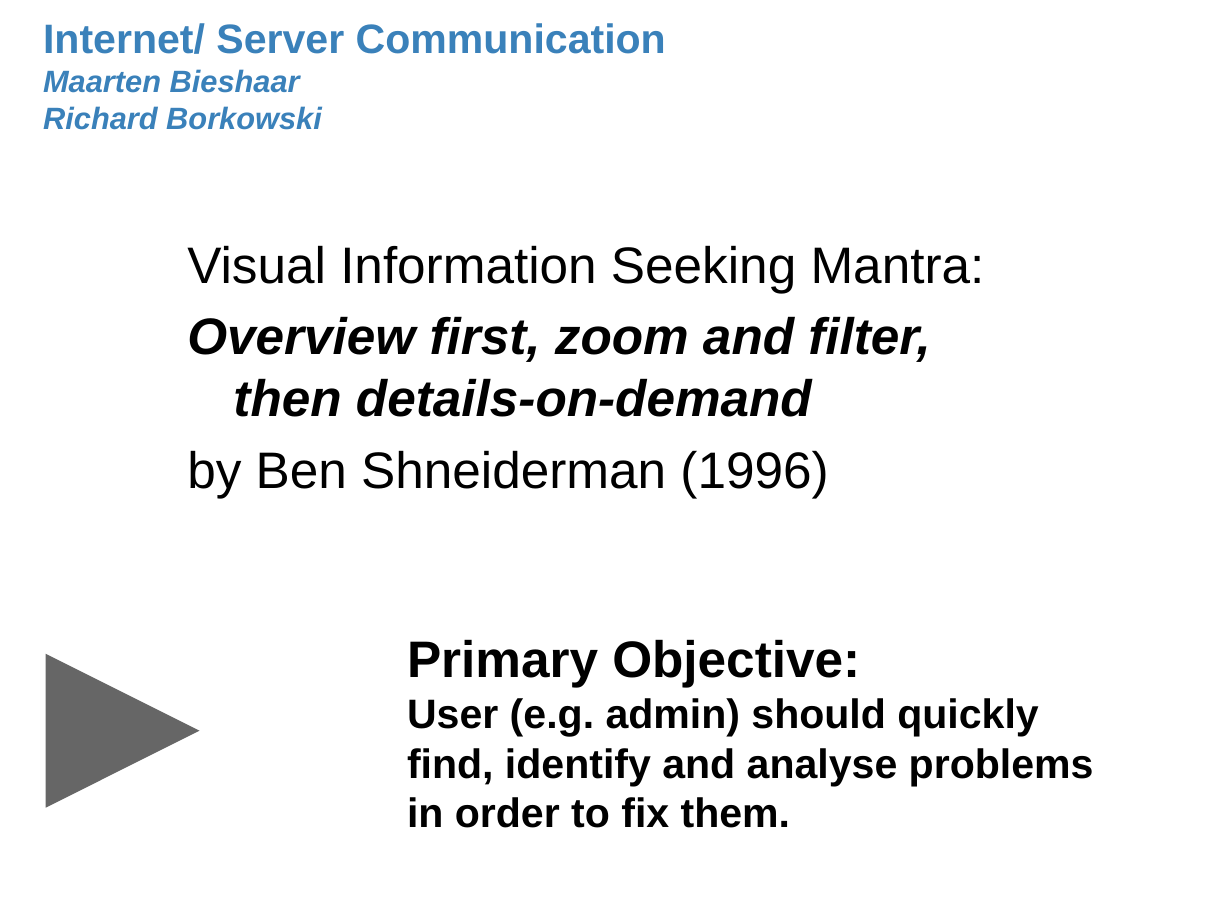
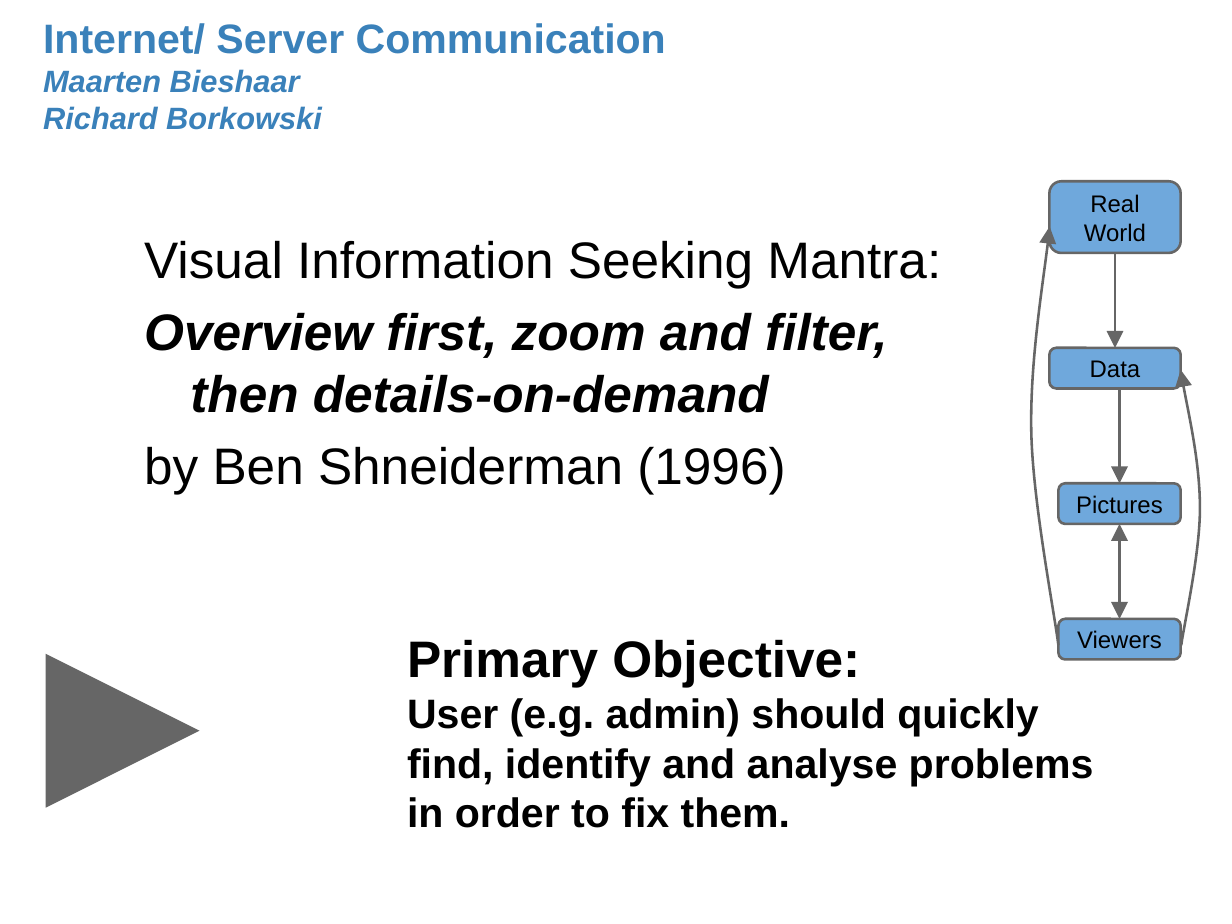
Before and after one commit to advancedrendering/project, a slide deck: slide 3 of ExtraBees2/doc/final presentation/datavisualization extrabees.pptx (slide 4 before the commit). Drawn at 1232x924 pixels with LibreOffice and Linux fonts; fonts in the diff are those of the drawing; background and template pictures are left out. Boxes give left, top, right and bottom in pixels: in the first picture for what was removed or moved away, otherwise in the second. Text is boxed around its words. In the diff, an @@ line names an element or a change of style, - is before the commit and + after.

```diff
--- a/ExtraBees2/doc/final presentation/datavisualization extrabees.pptx
+++ b/ExtraBees2/doc/final presentation/datavisualization extrabees.pptx
@@ text "Visual Information Seeking Mantra:": place and size @@
-text "Visual Information Seeking Mantra:" at <box>187,245,985,498</box>
+text "Visual Information Seeking Mantra:" at <box>144,240,941,494</box>
@@ group added at <box>1031,181,1200,659</box>: 4 rounded rectangles, 2 arrows, 2 freeform shapes, 1 double arrow @@
+Data
+Real World
+Pictures
+Viewers
```
Also in this commit, not shown: 1 other slide changed, 2 slides removed, 2 other files.
